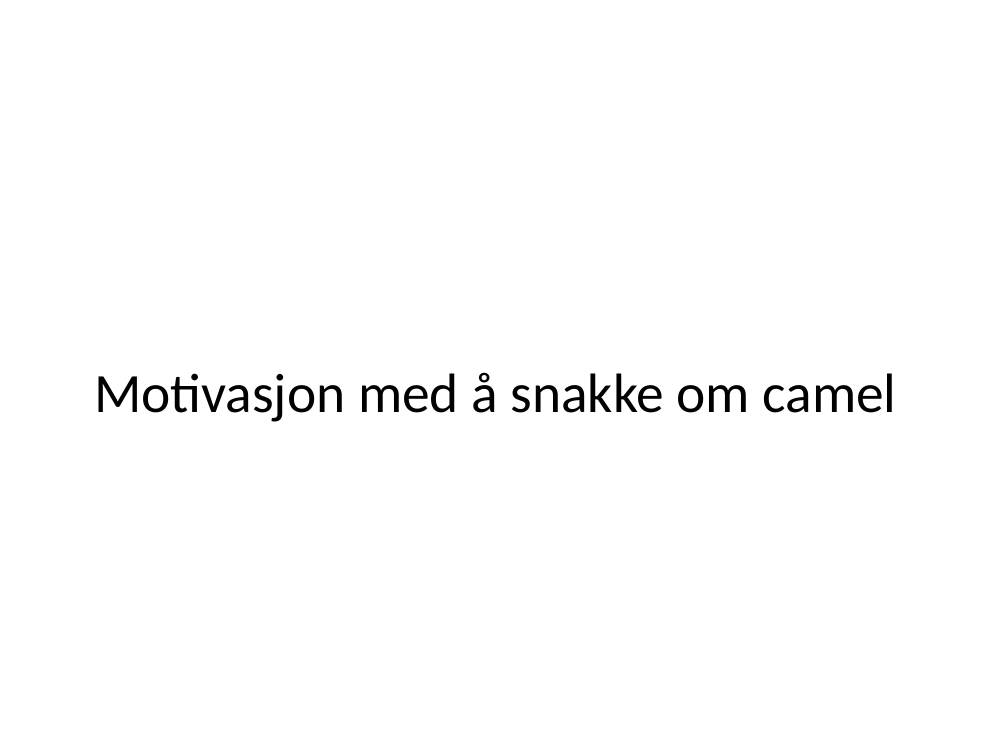
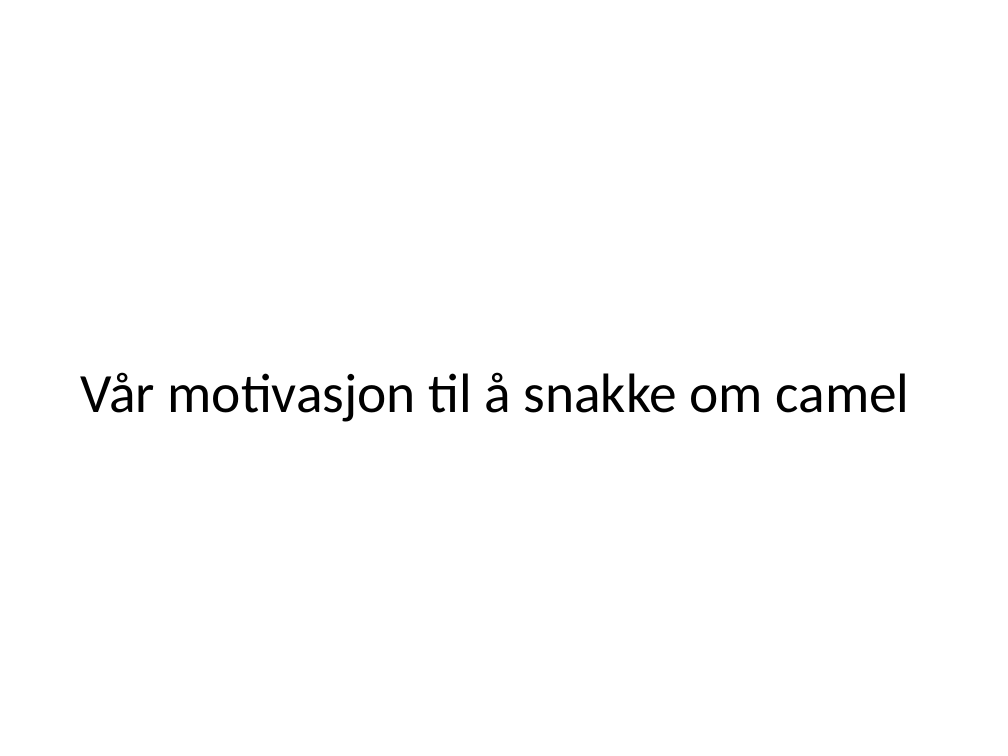
Before and after one commit to runepeter/camel-stuff, a slide deck: slide 4 of camel-spotting.pptx. Drawn at 1008x756 pixels with LibreOffice and Linux fonts; fonts in the diff are those of the drawing. Boxes give left, top, right and bottom in pixels: in the first picture for what was removed or moved away, otherwise in the second. Text is boxed around its words. In the diff, an @@ line names an element or a change of style, - is before the commit and + after.

```diff
--- a/camel-spotting.pptx
+++ b/camel-spotting.pptx
@@ title at box(81, 372, 910, 422): text changed @@
-Motivasjon med å snakke om camel
+Vår motivasjon til å snakke om camel
```
Also in this commit, not shown: 12 other slides changed.
